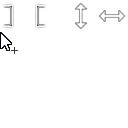
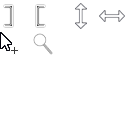
The second (128, 128) image is a revision of the first. Changes to its layers:
added layer "zoom" above "Ebene 2 Kopie" over (33, 33, 53, 55)